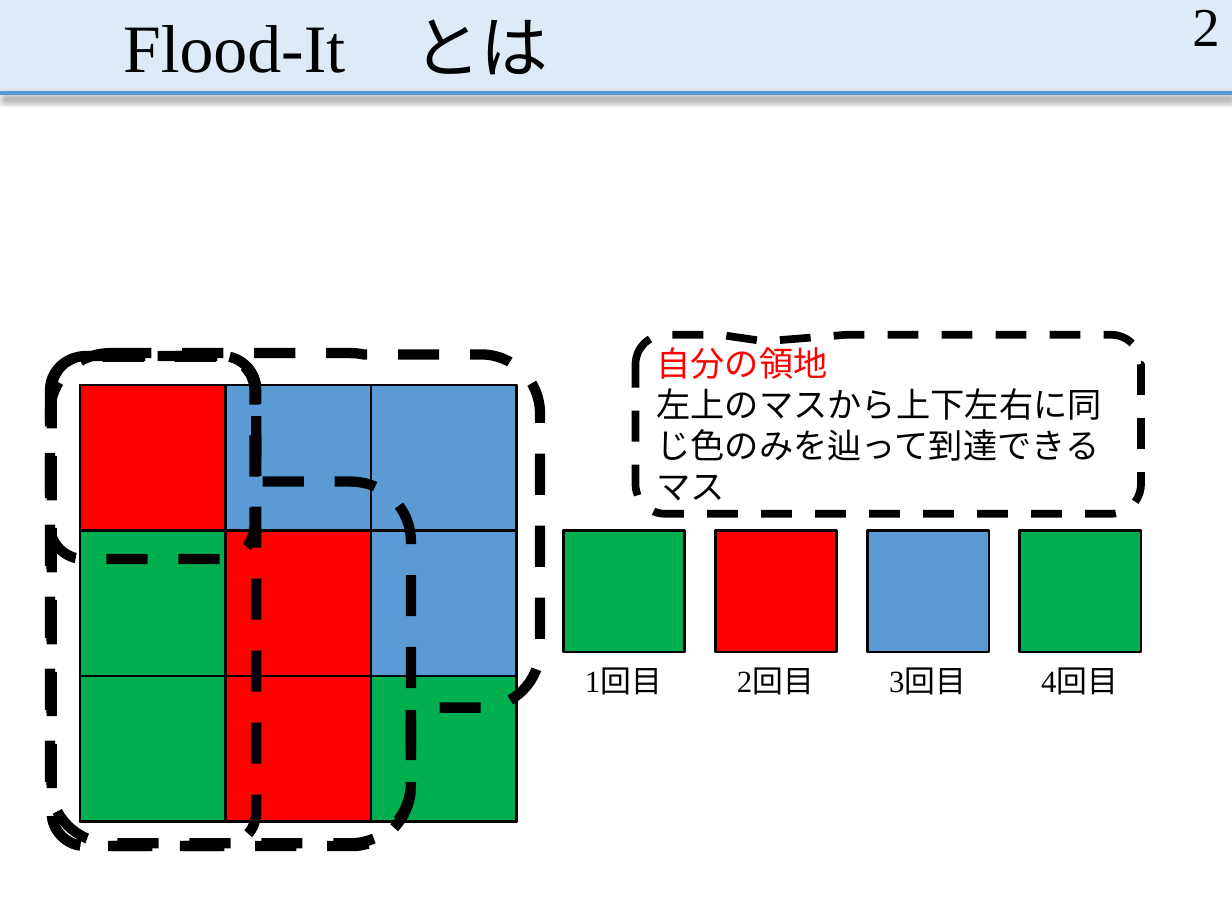
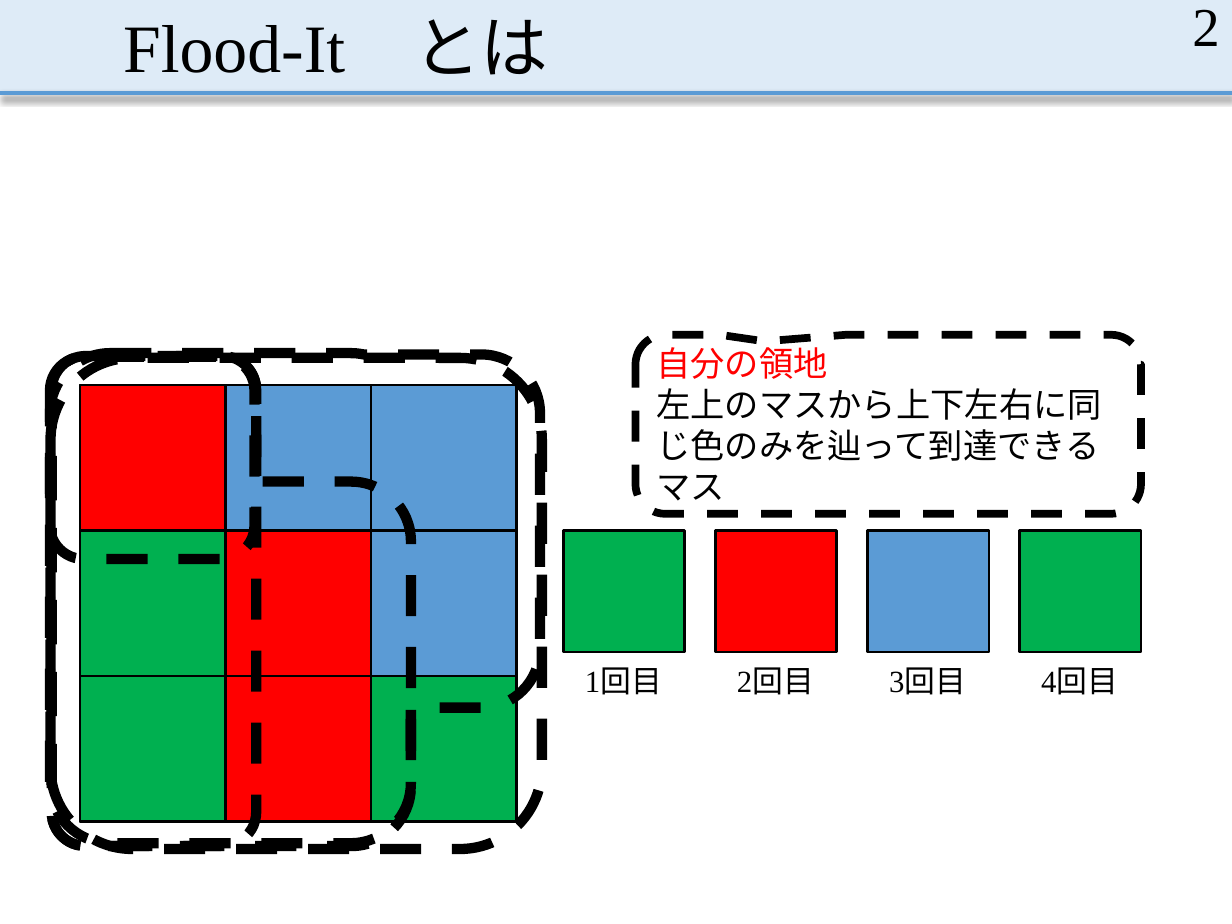
Before and after one commit to MasayaOda/SR, a slide deck: slide 2 of 中間発表.pptx. Drawn at 1232x924 pixels with LibreOffice and Linux fonts; fonts in the diff are those of the drawing; grey boxes stand for pictures. Boxes give left, top, right and bottom in pixels: in the first picture for what was removed or moved away, otherwise in the second. Text is boxed around its words. In the diff, an @@ line names an element or a change of style, - is before the commit and + after.

```diff
--- a/中間発表.pptx
+++ b/中間発表.pptx
@@ rounded rectangle added at [51, 357, 542, 849], outline #000000 6 pt dashed @@
```
Also in this commit, not shown: 11 other slides changed, 1 slide added, 1 slide removed, 5 other files.
